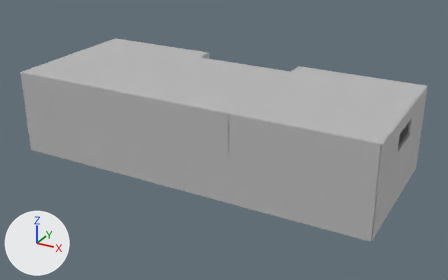
One commit to the FBX model 3D Models/TheLevel.fbx: the scene before it, then after it.
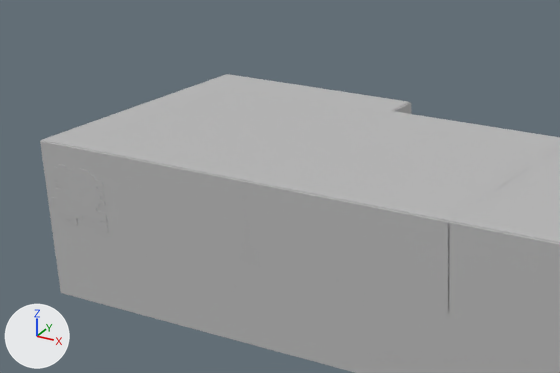
There are two pictures of each version: one whole from a 50 mm lens placed at (27.2, -37.4, 14.3), pointed at (9.2, -4.6, -2.1), one close up on the part from 0% to 64% of the width and 0% to 68% of the height. Arrows for +X, +Y and +Z are at lower left; the lights stay in place. Where no turn or scale is listed for an object, it has been applied to the vertices.

In view in the first close-up: 'Corridor_Roof', 'Kitchen_MainWall', 'MainRoom_Roof', 'MainRoom_Wall4', 'Room2_Roof', 'Room2_Wall4', 'Wall_Hole', 'WashroomOuterWall'.
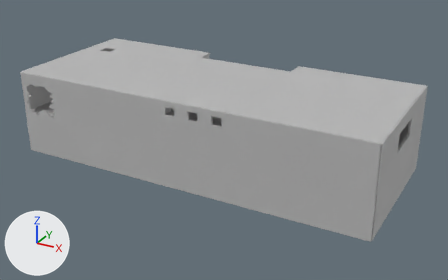
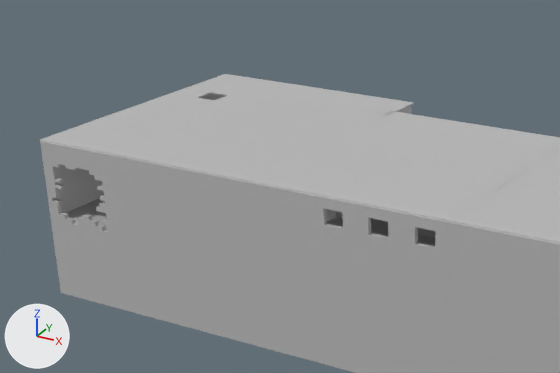
Where the newer file only moved an object's origin or applied its transform, the numbers keep the older frame.

Edits to the bpy script that builds the scene:
```text
Change me_mesh_003:
    used by ob_mainroom_wall4; location = (0.75, -9.32, 0.49)
    remove me_mesh_003.from_pydata(...)  # 1122 vertices, 1120 faces; spans x -4.24..4.24, y -0.08..0.07, z -1.4..1.4
    add me_mesh_003.from_pydata(...)  # 1540 vertices, 1246 faces; spans x -4.24..4.24, y -0.08..0.07, z -1.4..1.4
    me_mesh_003 part 1: 154 vertices removed from x -3.71..-1.85, y -0.08..0.07, z -1.22..0.52; 572 vertices added at x -4.04..-1.62, y -0.08..0.07, z -1.4..0.7
Change me_mesh_021:
    used by ob_washroomouterwall; location = (8.55, -9.32, 0.49)
    remove me_mesh_021.from_pydata(...)  # 578 vertices, 576 faces; spans x -3.57..3.57, y -0.08..0.07, z -1.4..1.4
    add me_mesh_021.from_pydata(...)  # 1266 vertices, 1234 faces; spans x -3.57..3.57, y -0.08..0.07, z -1.4..1.4
    me_mesh_021 part 3: 2 vertices moved within x 3.12, y -0.08..0.07, z 1.05; 12 vertices removed from x -0.45..2.68, y -0.08..0.07, z 0.7..0.87; 700 vertices added at x -3.35..3.35, y -0.08..0.07, z -1.4..1.4
Change me_mesh_007:
    used by ob_mainroom_roof; parent = ob_mainroom; location = (76.18, 189.2, 433.1); scale = (848.0, 5.0, 1000.0)
    remove me_mesh_007.from_pydata(...)  # 1352 vertices, 1350 faces; spans x -0.5..0.5, y -0.5..0.5, z -0.5..0.5
    add me_mesh_007.from_pydata(...)  # 1098 vertices, 1098 faces; spans x -0.5..0.375, y -0.5..0.5, z -0.5..0.5
    me_mesh_007 part 2: 1348 vertices removed from x -0.5..0.5, y -0.5..0.5, z -0.5..0.5; 1094 vertices added at x -0.5..0.375, y -0.5..0.5, z -0.5..0.5
Remove ob_wall_hole:
    ob_wall_hole = bpy.data.objects.new('Wall_Hole', me_mesh_004)
    ob_wall_hole.location = (-2.24, -9.32, 0.49)
Change ob_mainroom_roof:
    ob_mainroom_roof.location: (76.18, 189.2, 433.1) -> (144.8, 189.2, 433.1)
    ob_mainroom_roof.scale: (848.0, 5.0, 1000.0) -> (1000.0, 5.0, 1000.0)
```

Pixel boxes [x1, y1, x2, y2] of what changed, in the close-ups (560 x 373 px):
'MainRoom_Roof', reshaped, moved, rescaled: before [42, 74, 410, 181]; after [40, 74, 414, 181]
'Wall_Hole', deleted: before [51, 164, 108, 233]
part 1 of me_mesh_003, built on: before [49, 162, 109, 233]; after [48, 159, 109, 233]
part 3 of me_mesh_021, built on: before [321, 208, 449, 248]; after [321, 206, 449, 313]
'MainRoom_Wall1', unchanged, uncovered by the edit: after [55, 94, 225, 213]
